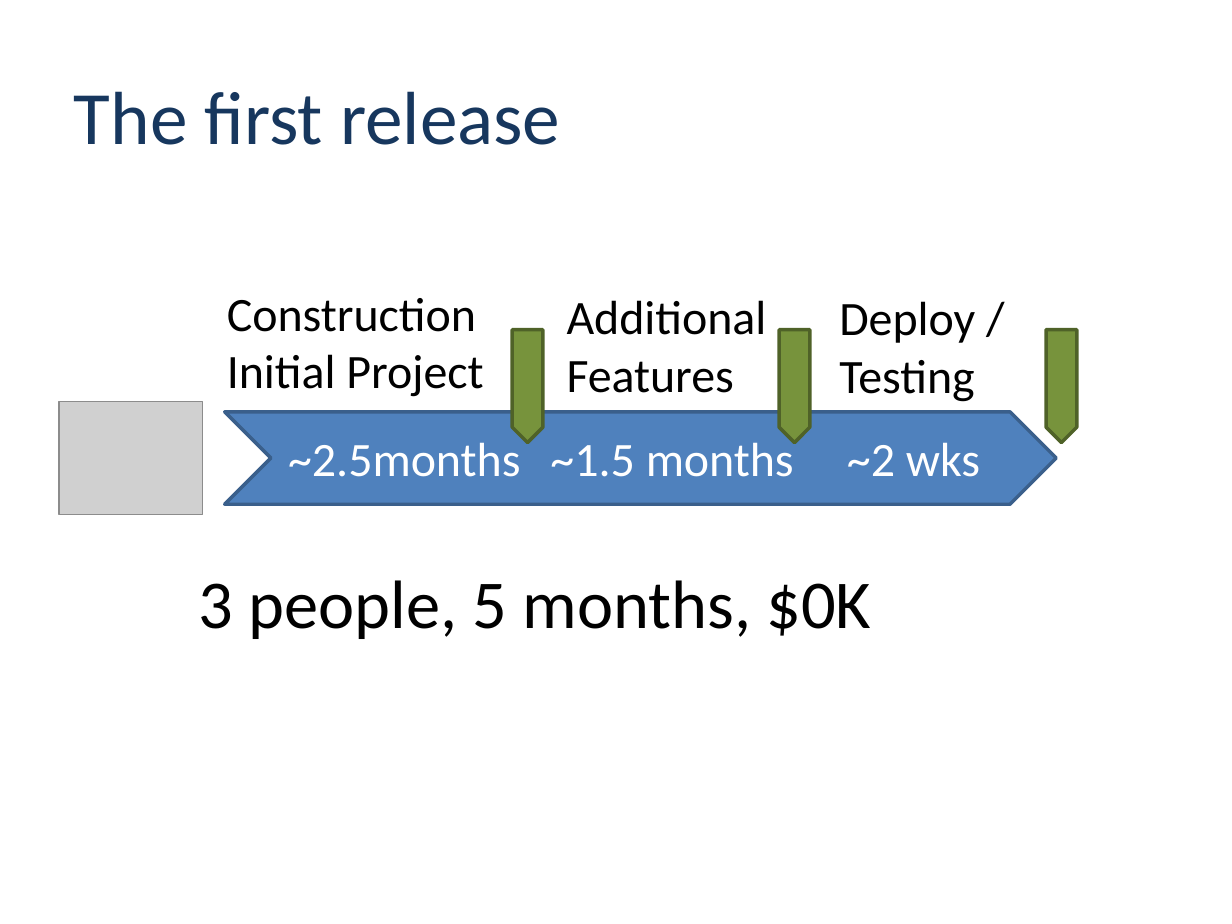
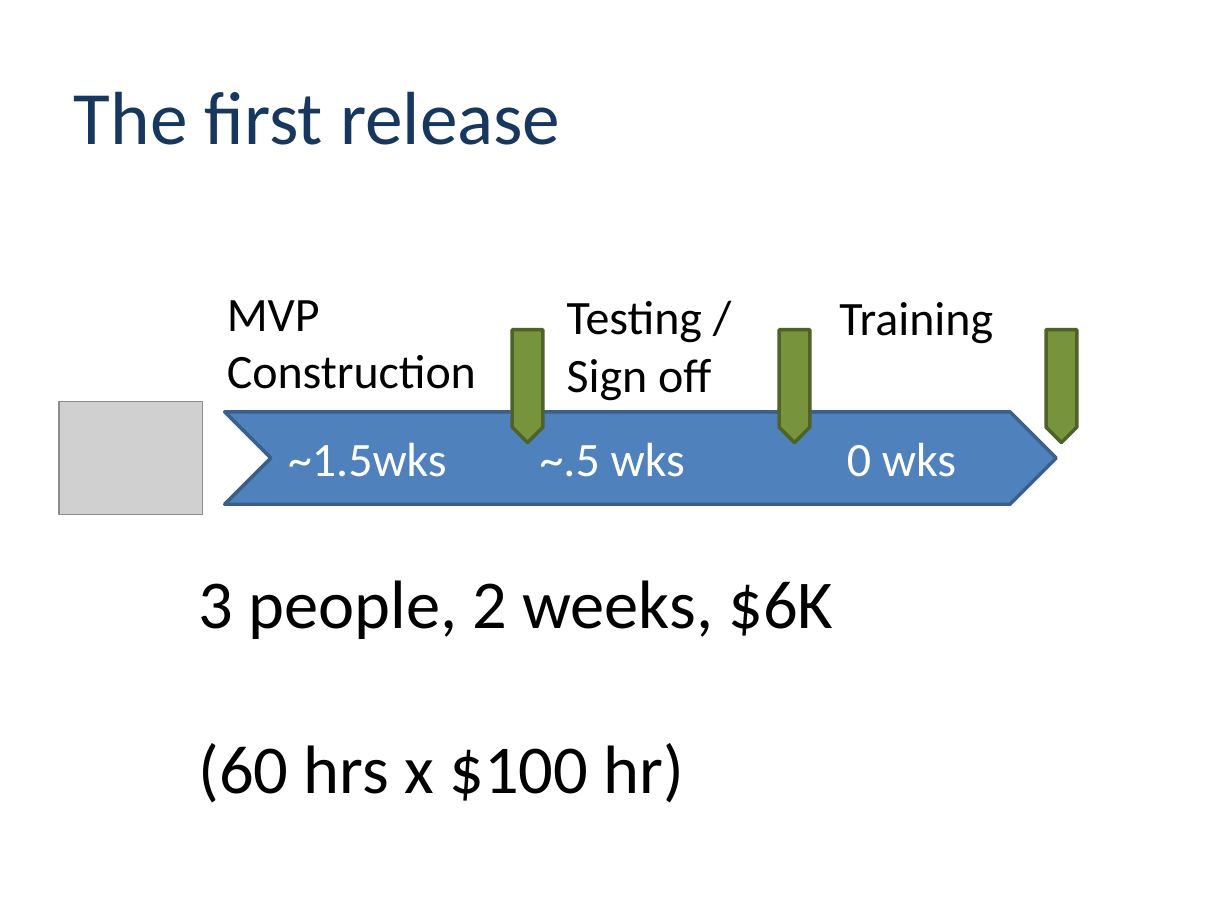
Before and after one commit to kohded/ricardo-beverly-hills, a slide deck: slide 12 of docs/sprint/0/Inception Deck.pptx. Drawn at 1232x924 pixels with LibreOffice and Linux fonts; fonts in the diff are those of the drawing; grey boxes stand for pictures; background and template pictures are left out. Boxes give left, top, right and bottom in pixels: in the first picture for what was removed or moved away, otherwise in the second. Text is boxed around its words. In the diff, an @@ line names an element or a change of style, - is before the commit and + after.

Commit message:
Inception Deck updated
Inception Deck updated

```diff
--- a/docs/sprint/0/Inception Deck.pptx
+++ b/docs/sprint/0/Inception Deck.pptx
@@ text at [227, 300, 476, 389]: text changed @@
-Construction
-Initial Project
+MVP
+Construction
@@ text at [567, 301, 711, 401]: text changed @@
-Additional
-Features
+Testing /
+Sign off
@@ text at [839, 302, 993, 344]: text changed @@
-Deploy /
-Testing
+Training
@@ text at [288, 442, 447, 477]: text changed @@
-~2.5months
+~1.5wks
@@ text at [540, 442, 685, 477]: text changed @@
-~1.5 months
+~.5 wks
@@ text at [847, 442, 956, 477]: text changed @@
-~2 wks
+0 wks
@@ text at [198, 580, 834, 803]: text changed @@
-3 people, 5 months, $0K
+3 people, 2 weeks, $6K
+(60 hrs x $100 hr)
```
